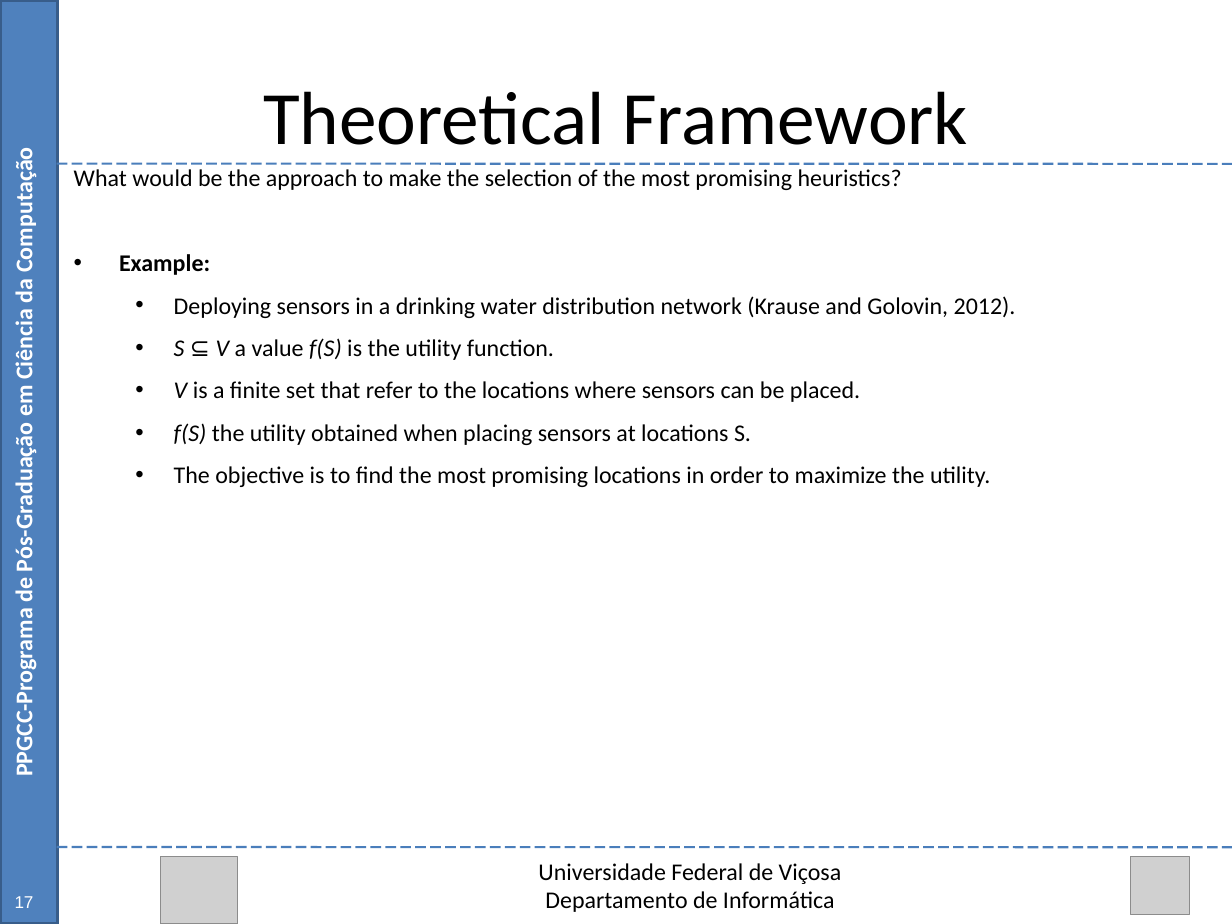
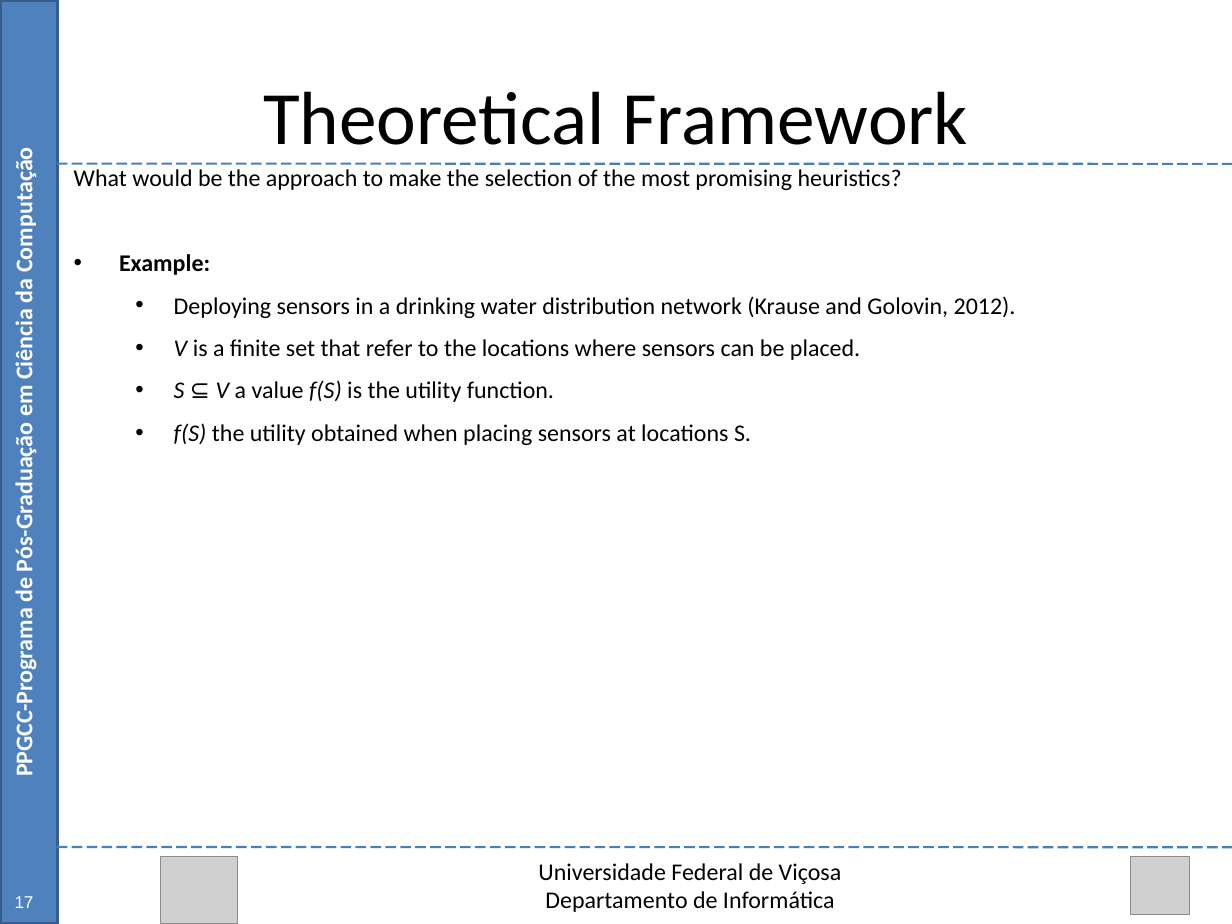
Before and after one commit to Marvinsky/research-marvin, a slide deck: slide 17 of latex/odp/selection heuristics.odp. Drawn at 1232x924 pixels with LibreOffice and Linux fonts; fonts in the diff are those of the drawing; grey boxes stand for pictures. Boxes give left, top, right and bottom in pixels: in the first picture for what was removed or moved away, otherwise in the second. Text is boxed around its words. In the diff, an @@ line names an element or a change of style, - is before the commit and + after.

```diff
--- a/latex/odp/selection heuristics.odp
+++ b/latex/odp/selection heuristics.odp
@@ text at <box>174,339,860,360</box>: paragraph added @@
+  • V is a finite set that refer to the locations where sensors can be placed.
@@ text at <box>174,381,860,402</box>: paragraph removed @@
-  • V is a finite set that refer to the locations where sensors can be placed.
@@ text at <box>174,466,990,487</box>: paragraph removed @@
-  • The objective is to find the most promising locations in order to maximize the utility.
```
Also in this commit, not shown: 5 other slides changed.
